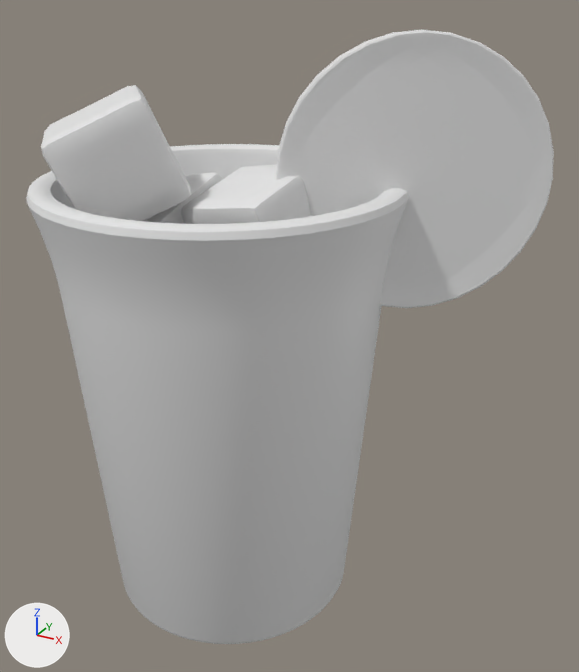
One commit to the OBJ model public/assets/drink-baked/blog0139.obj: the scene before it, then after it.
Both versions are drawn from a 50 mm lens placed at (3.42, -5.13, 5.07), pointed at (0.54, 0.1, 2.46). Lighting does not change. The marker at lower left points along +X, +Y and +Z. The older version comes first. Where no turn or scale is listed for an object, it has been applied to the vertices.
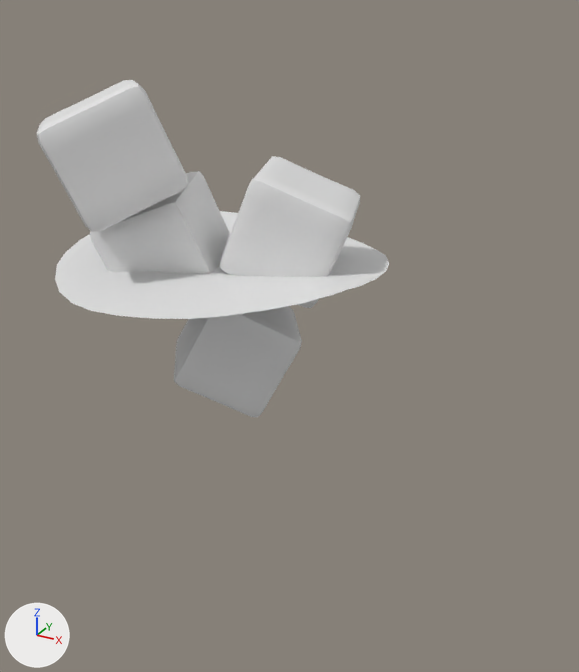
The edits, one by one:
me_cube is used by ob_cube; location (0.0, 0.0, 0.0).
me_cube had 386 vertices, 384 faces and spanned x -0.661..0.562, y -0.678..0.562, z 1.781..2.82.
me_cube now has 386 vertices, 384 faces and spans x -0.562..0.687, y -0.548..0.633, z 1.783..2.819.
me_cube part 1: the whole mesh is multiplied about its middle by the matrix ((-0.858, -0.341, 0.383), (0.154, 0.541, 0.827), (-0.489, 0.769, -0.412)), then moved by (0.112, 0.1, 0.0).
me_cube_001 is used by ob_cube_001; location (0.0, 0.0, 0.0).
me_cube_001 had 386 vertices, 384 faces and spanned x -0.941..0.07, y -0.537..0.532, z 2.595..3.694.
me_cube_001 now has 386 vertices, 384 faces and spans x -1.008..0.139, y -0.696..0.381, z 2.637..3.685.
me_cube_001 part 2: the whole mesh is multiplied about its middle by the matrix ((0.892, -0.398, -0.215), (0.437, 0.88, 0.188), (0.114, -0.261, 0.958)), then moved by (0.001, -0.155, 0.016).
me_cube_002 is used by ob_cube_002; location (0.0, 0.0, 0.0).
me_cube_002 had 386 vertices, 384 faces and spanned x -0.101..0.899, y -0.561..0.467, z 2.823..3.863.
me_cube_002 now has 386 vertices, 384 faces and spans x -0.058..1.101, y -0.34..0.685, z 2.809..3.82.
me_cube_002 part 3: the whole mesh is multiplied about its middle by the matrix ((0.17, -0.973, 0.156), (0.255, -0.11, -0.961), (0.952, 0.203, 0.23)), then moved by (0.123, 0.22, -0.029).
me_cube_003 is used by ob_cube_003; location (0.0, 0.0, 0.0).
me_cube_003 had 386 vertices, 384 faces and spanned x -1.192..0.029, y -1.116..0.093, z 3.354..4.365.
me_cube_003 now has 386 vertices, 384 faces and spans x -1.191..0.04, y -1.153..0.041, z 3.409..4.445.
me_cube_003 part 4: the whole mesh is multiplied about its middle by the matrix ((0.428, -0.523, -0.737), (-0.449, 0.584, -0.676), (0.784, 0.621, 0.015)), then moved by (0.006, -0.044, 0.067).
me_plane is used by ob_plane; location (0.0, 0.0, 0.0).
me_plane had 254 vertices, 74 faces and spanned x -1.31..1.31, y -1.3..1.3, z 2.99..3.13.
me_plane now has 224 vertices, 165 faces and spans x -1.31..1.31, y -1.31..1.31, z 3.0..3.13.
me_plane part 5: 8 vertices moved within x -1.21..1.21, y -1.21..1.21, z 3.06..3.13; 188 vertices removed from x -1.31..1.31, y -1.3..1.3, z 2.99..3.13; 158 vertices added at x -1.29..1.29, y -1.31..1.31, z 3.0..3.13.
Object 'Circle.001' (ob_circle_001) is deleted.
Object 'Cylinder' (ob_cylinder) is deleted.

What differs and where, as boxes [x1, y1, x2, y2] in the pictures (579 x 672 px; the box of a moved part takes in the faces that stretch with it):
'Cylinder', deleted: before [26, 144, 409, 644]
'Circle.001', deleted: before [276, 29, 554, 308]
'Cube.003', reshaped: before [41, 85, 191, 221]; after [37, 80, 188, 232]
'Cube.002', reshaped: before [181, 164, 311, 224]; after [220, 156, 360, 308]
'Cube.001', reshaped: before [145, 172, 223, 224]; after [90, 171, 230, 274]
part 1 of me_cube, moved or reshaped (not visible before): after [174, 306, 302, 417]
part 5 of me_plane, moved or reshaped (not visible before): after [55, 211, 389, 319]
